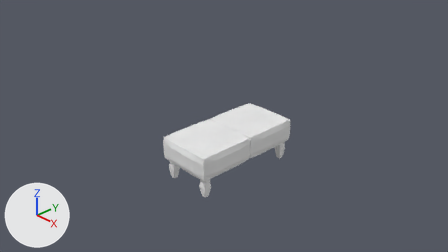
The Blender file models/simple_middle_footstool.blend as it was, and as the next commit left it.
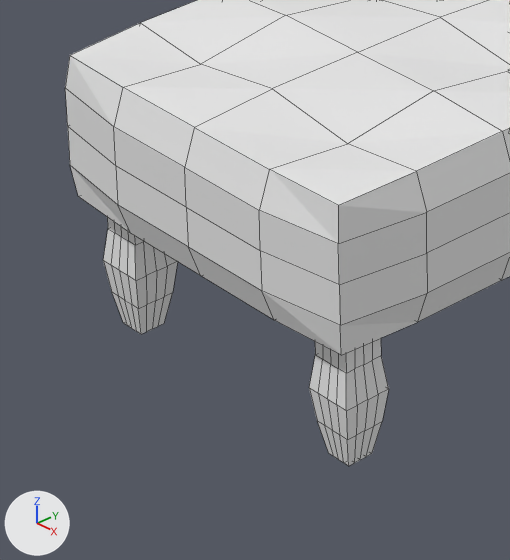
Each version is shown from the file's camera 'Camera', then close up on the part from 34% to 51% of the width and 51% to 84% of the height. The axes (+X, +Y, +Z) are drawn at lower left. The lights are the same throughout. The close-ups show mesh edges as thin lines.
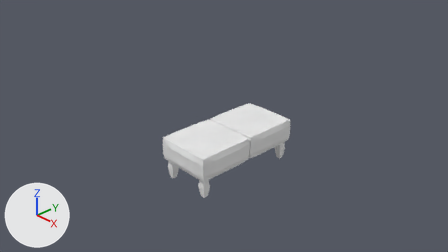
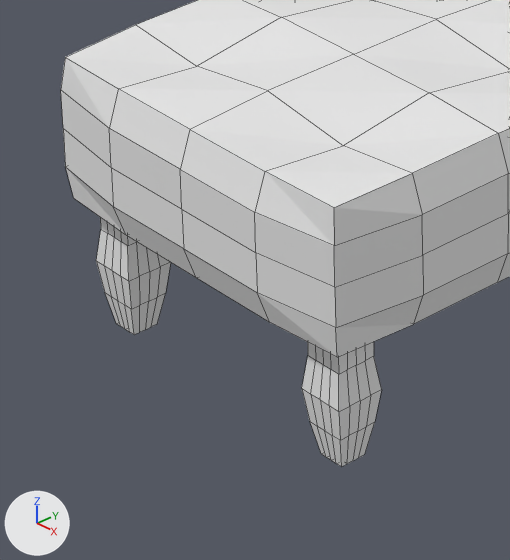
The newer file is also turned or shifted as a whole; pictures and numbers use the older file's frame.

Pixel boxes [x1, y1, x2, y2] of what changed, in the close-ups (510 x 560 px; the box of a moved part takes in the faces that stretch with it):
'Cube.004', reshaped: before [65, 0, 510, 466]; after [61, 0, 510, 467]
part 1 of me_cube_004, moved or reshaped: before [103, 217, 178, 334]; after [96, 217, 171, 335]
part 2 of me_cube_004, moved or reshaped: before [309, 338, 389, 466]; after [302, 342, 381, 467]
part 3 of me_cube_004, moved or reshaped: before [65, 0, 510, 355]; after [61, 0, 510, 357]

Diff of the bpy script that builds the scene:
```diff
--- a/models/simple_middle_footstool.blend.py
+++ b/models/simple_middle_footstool.blend.py
@@ me_cube_004 @@
 me_cube_004.from_pydata(...)  # 588 vertices, 576 faces; spans x -3.21..1.11, y -5.29..4.42, z -0.52..0.92
 # used by ob_cube_004; location = (0.0, 0.002, -0.585); rotation_euler = (-0.15, 0.0, 4.712), in degrees (-8.6, 0, 270); scale = (0.682, 0.158, 0.87)
+# me_cube_004 part 1: the loose piece of 98 vertices spanning x 0.67..0.94, y -4.05..-2.74, z -0.52..0.09 is multiplied about its middle by the matrix ((-1.0, 0.0, 0.0), (0.0, -0.956, -1.623), (0.0, -0.054, 0.956)), then moved by (0.03, 0.03, 0.0)
+# me_cube_004 part 2: the loose piece of 98 vertices spanning x 0.67..0.94, y 2.84..4.15, z -0.33..0.28 is multiplied about its middle by the matrix ((-1.0, 0.0, 0.0), (0.0, -0.956, -1.623), (0.0, -0.054, 0.956)), then moved by (0.03, 0.03, 0.0)
+# me_cube_004 part 3: the loose piece of 98 vertices spanning x -1.11..1.11, y -5.29..4.41, z 0.04..0.92 is multiplied about its middle by the matrix ((-1.0, 0.0, 0.0), (0.0, -0.956, -1.623), (0.0, -0.054, 0.956)), then moved by (0.03, 0.0, 0.0)
 me_cube_004.materials.append(mat_material)
```
